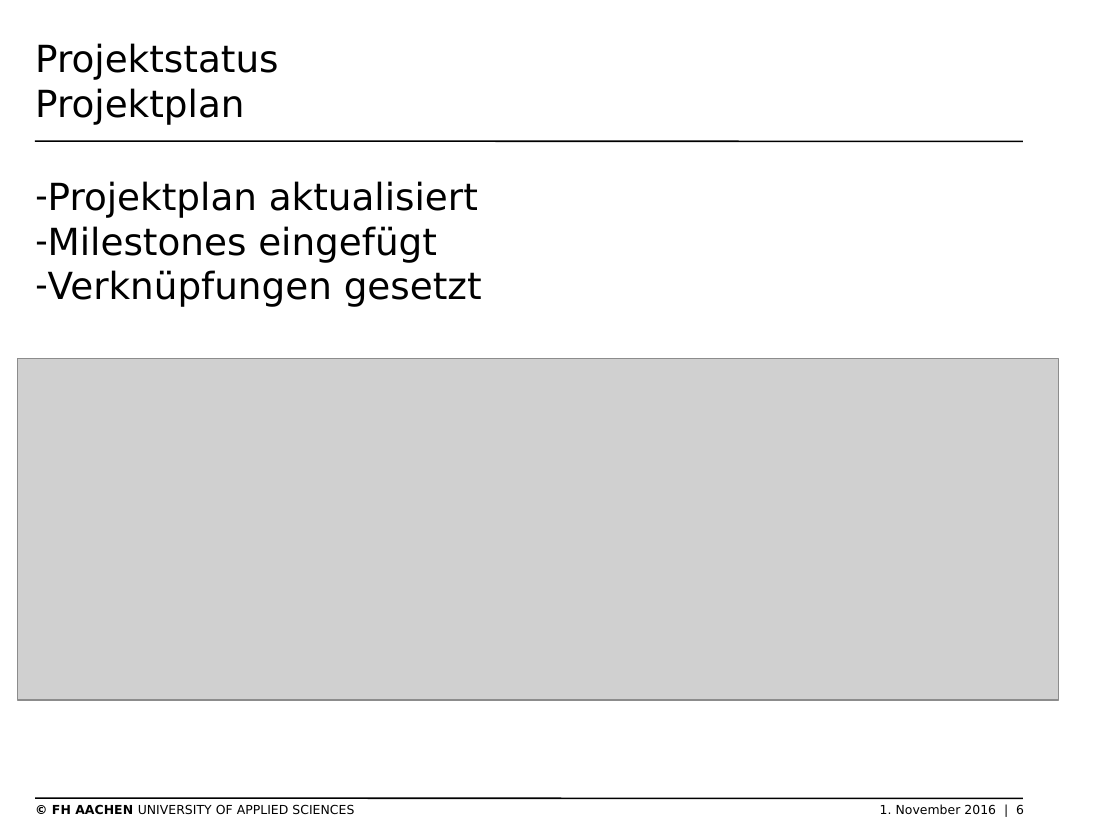
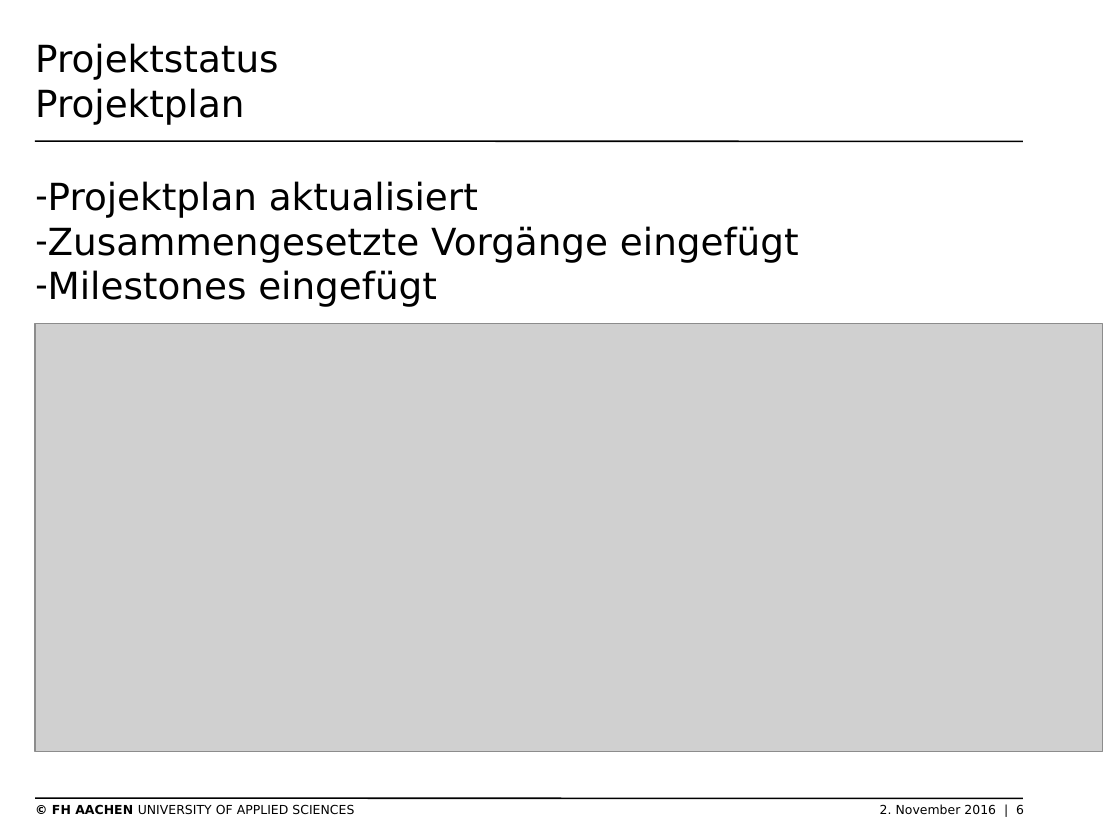
Before and after one commit to thomasgor/swe, a slide deck: slide 6 of Dokumente/Coaching/2016-11-02 Präsentation Projektmgmt.pptx. Drawn at 1120x840 pixels with LibreOffice and Linux fonts; fonts in the diff are those of the drawing; grey boxes stand for pictures; background and template pictures are left out. Boxes give left, top, right and bottom in pixels: in the first picture for what was removed or moved away, otherwise in the second. Text is boxed around its words. In the diff, an @@ line names an element or a change of style, - is before the commit and + after.

Commit message:
Screenshot aktueller Projektplan in Präsi eingefügt

```diff
--- a/Dokumente/Coaching/2016-11-02 Präsentation Projektmgmt.pptx
+++ b/Dokumente/Coaching/2016-11-02 Präsentation Projektmgmt.pptx
@@ text at (48, 226, 799, 263): paragraph added @@
+– Zusammengesetzte Vorgänge eingefügt
@@ text at (48, 270, 482, 307): paragraph removed @@
-– Verknüpfungen gesetzt
@@ picture: place and size @@
-picture at (18, 358, 1060, 700)
+picture at (35, 324, 1102, 752)
@@ text at (52, 804, 1024, 814): text changed @@
-© FH AACHEN UNIVERSITY OF APPLIED SCIENCES 1. November 2016 | 6
+© FH AACHEN UNIVERSITY OF APPLIED SCIENCES 2. November 2016 | 6
```
